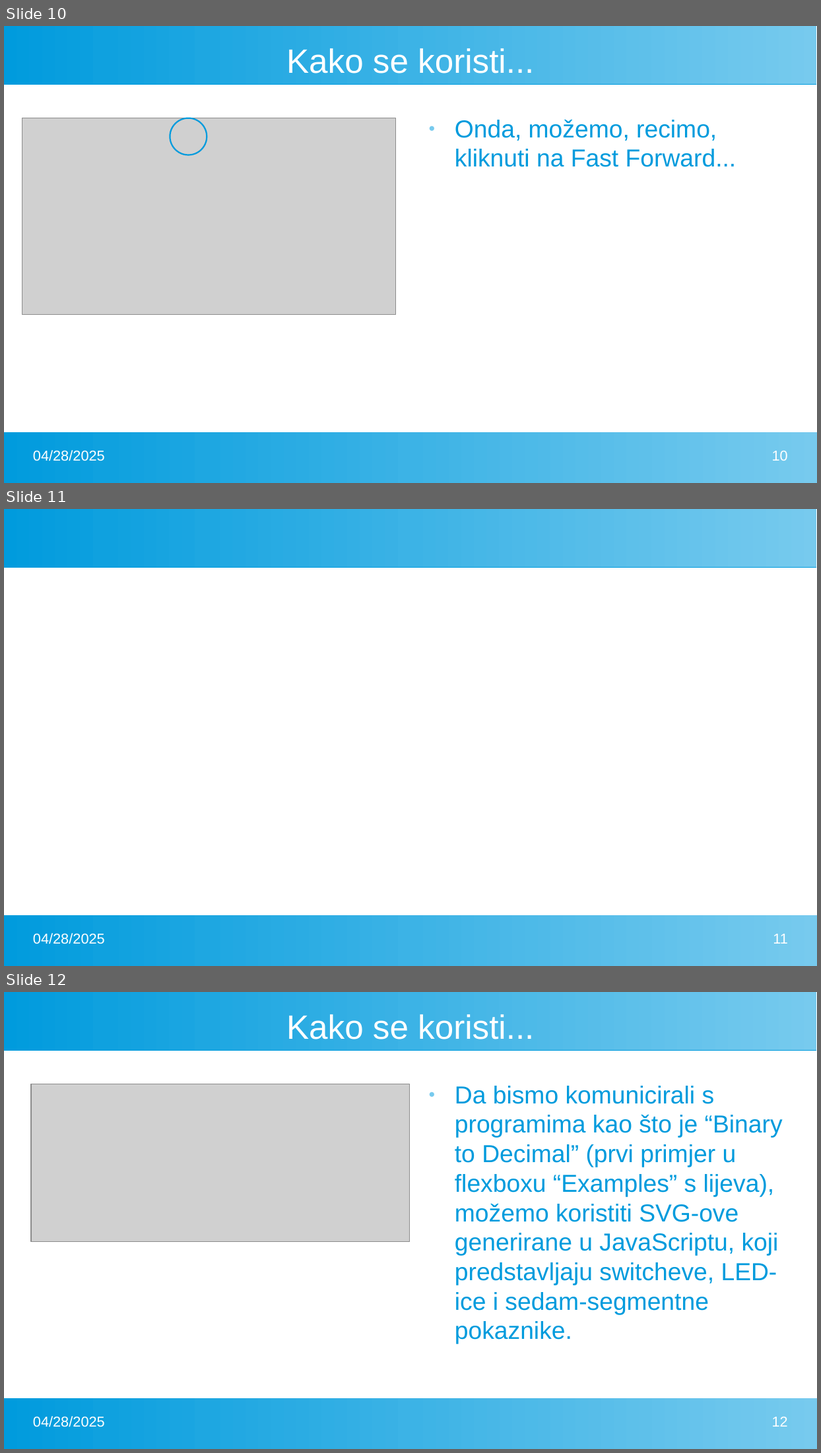
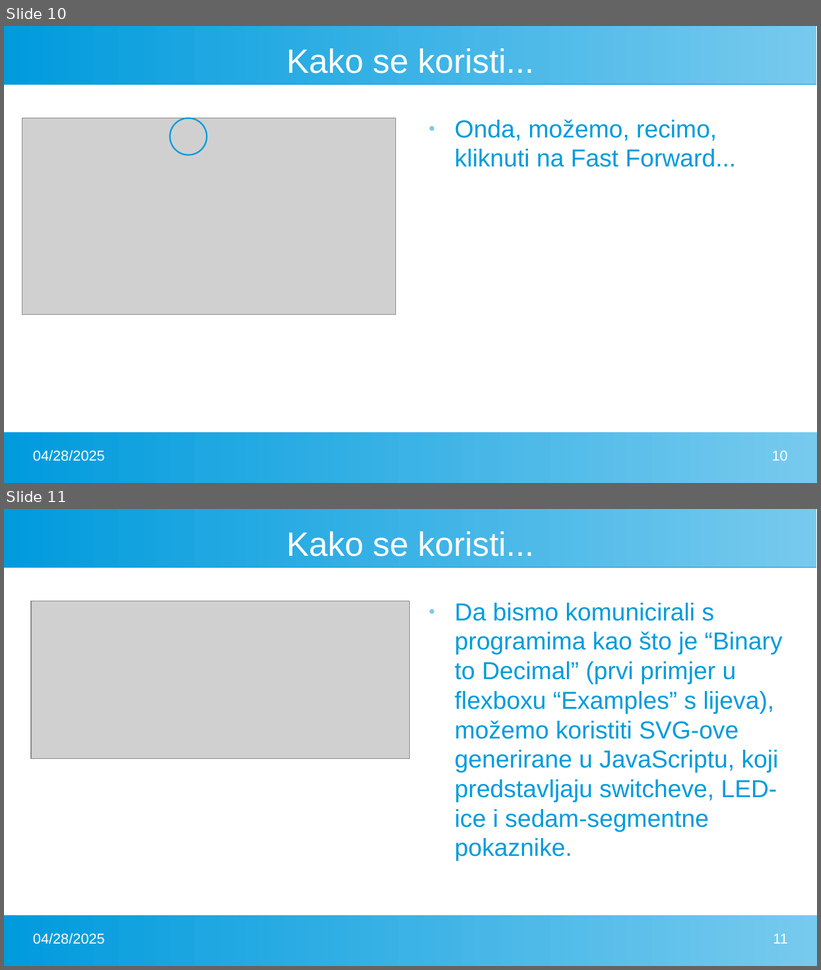
Before and after one commit to FlatAssembler/PicoBlaze_Simulator_in_JS, a slide deck: seminar/PicoBlaze.pptx. Shown one above the other, each under a label of ours: slides 10, 11 and 12 before the commit, slides 10 and 11 after it. The pictures are 821x1453 and 821x970 pixels, drawn with LibreOffice and Linux fonts; fonts in the diff are those of the drawing; grey boxes stand for pictures. Boxes give left, top, right and bottom in pixels: in the first picture for what was removed or moved away, otherwise in the second. Text is boxed around its words. In the diff, an @@ line names an element or a change of style, - is before the commit and + after.

```diff
--- a/seminar/PicoBlaze.pptx
+++ b/seminar/PicoBlaze.pptx
@@ slide 11 removed at [4,509,817,966], background #FFFFFF; not listed: 2 template elements that a slide beside it also shows @@
@@ text removed at [33,933,105,945] @@
-04/28/2025
@@ page number removed at [773,934,788,944] @@
-11
@@ what was slide 12 is now slide 11 @@
@@ page number at [773,934,788,944]: text changed @@
-12
+11
```
Also in this commit, not shown: 1 other file.
